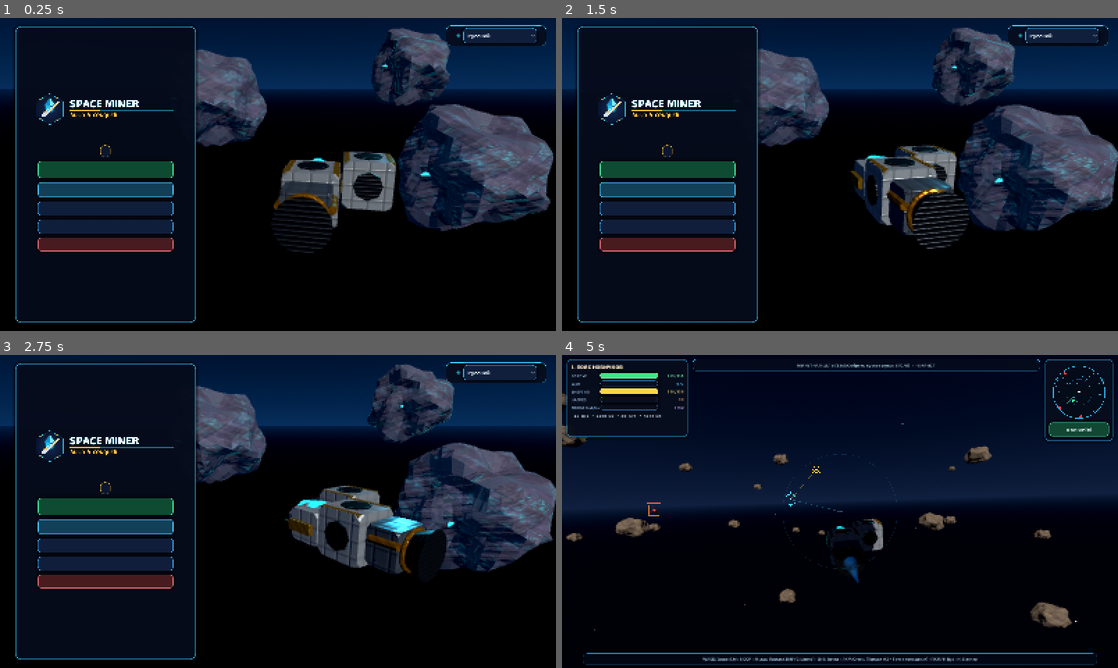
Above: before the commit, frames 1-4 (two rows, left to right).
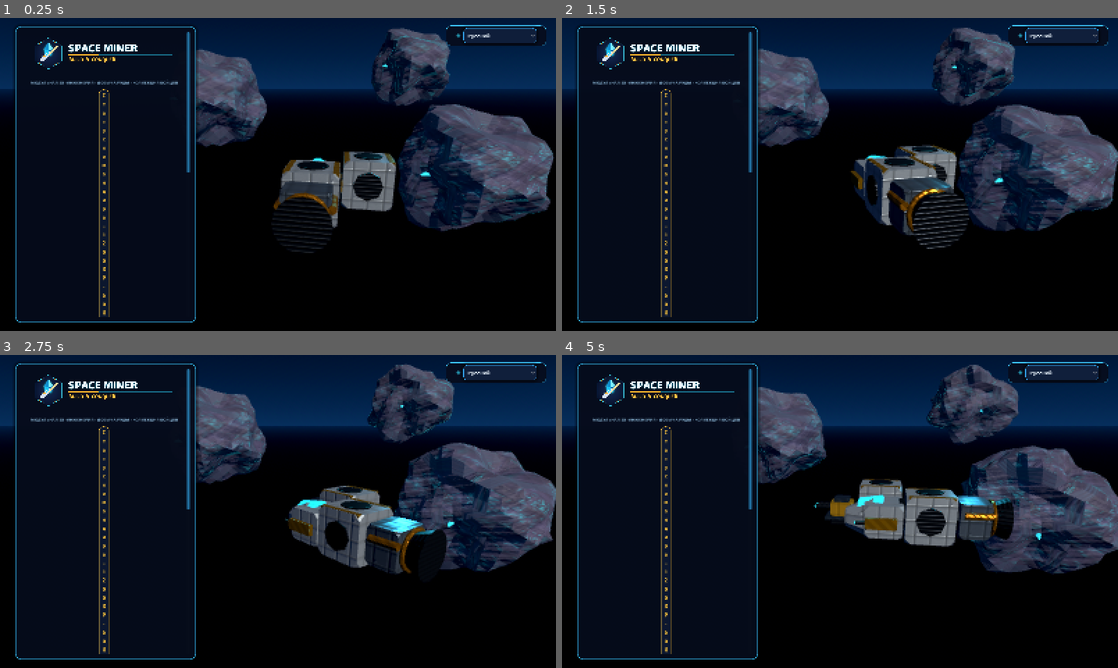
Above: after the commit, the same moments.

Repository: Ritmirchic/Roblox
Game: Godot game, scene res://scenes/main/Main.tscn
Two runs of this game, one before a commit and one after it. Both use one fixed random seed, a clock stepped at 60 frames per second and the inputs below.
Inputs (mouse positions are in pixels of both pictures, inside the frame that each line leads up to):
- Up to frame 1 (0.25 s): no input
- Up to frame 2 (1.5 s): tap Enter at 0.5 s; move the mouse to (962, 158) at 0.52 s; hold D 0.53-1.25 s; hold Q 0.53-1.25 s; click (962, 158) at 0.67 s; tap Space at 0.77 s; drag from (728, 190) to (812, 237) at 1.27 s
- Up to frame 3 (2.75 s): move the mouse to (333, 442) at 2.02 s; hold D from 2.03 s (still down); tap R at 2.1 s
- Up to frame 4 (5 s): release D at 2.75 s; drag from (812, 574) to (673, 464) at 2.77 s; move the mouse to (1006, 558) at 3.52 s; hold A 3.53-4.28 s; hold Ctrl 3.53-4.28 s; tap Space at 3.77, 4.52 s; move the mouse to (795, 508) at 4.27 s; hold W from 4.28 s (still down); tap Shift at 4.35 s

The runs differ from the first frame. In frame 1, 8.0% of the frame differs, in the area x 5-35%, y 4-96%; in frame 2, 8.0%; in frame 3, 8.0%; in frame 4, 45%, in the area x 0-100%, y 0-100%.
Error before the commit: Parse Error: Cannot infer the type of "owned_cnt" variable because the value doesn't have a set type. (res://scripts/ui/HangarStationPanels.gd:332)

Commit message:
v2.0.0: wire autoload helpers & strict zero-script-error CI gate
Co-authored-by: arena-agent <297053741+arena-agent@users.noreply.github.com>

Diff:
--- a/scripts/autoload/AchievementManager.gd
+++ b/scripts/autoload/AchievementManager.gd
@@ -55,6 +55,15 @@
 	var now := get_utc_unix()
 	var interval := _get_interval(category)
 	return maxi(0, interval - (now % interval))
+
+func get_claimable_count() -> int:
+	var n := 0
+	for cat in ["minute", "hourly", "daily", "weekly"]:
+		var arr: Array = active_tasks.get(cat, [])
+		for t in arr:
+			if bool(t.get("completed", false)) and not bool(t.get("claimed", false)):
+				n += 1
+	return n
 
 func _get_interval(category: String) -> int:
 	match category:
--- a/scripts/autoload/AudioManager.gd
+++ b/scripts/autoload/AudioManager.gd
@@ -161,6 +161,9 @@
 	_thruster_player.volume_db = lerpf(-22.0, -5.0, clamped)
 	_thruster_player.pitch_scale = lerpf(0.84, 1.16, clamped)
 
+func set_thruster_active(active: bool, intensity: float = 1.0) -> void:
+	set_thruster_intensity(intensity if active else 0.0)
+
 func set_mining_beam_active(active: bool) -> void:
 	if not active or muted:
 		if _mining_player.playing:
@@ -169,3 +172,12 @@
 	if not _mining_player.playing and _mining_player.stream != null:
 		_mining_player.play()
 	_mining_player.volume_db = -7.0
+
+func set_mining_active(active: bool) -> void:
+	set_mining_beam_active(active)
+
+func stop_loops() -> void:
+	if _thruster_player and _thruster_player.playing:
+		_thruster_player.stop()
+	if _mining_player and _mining_player.playing:
+		_mining_player.stop()
--- a/scripts/autoload/CrewManager.gd
+++ b/scripts/autoload/CrewManager.gd
@@ -27,6 +27,12 @@
 		if int(owned_cards[k]) > 0 and GameData.crew_by_id.has(k):
 			n += 1
 	return n
+
+func is_owned(card_id: String) -> bool:
+	return int(owned_cards.get(card_id, 0)) > 0
+
+func get_copies(card_id: String) -> int:
+	return int(owned_cards.get(card_id, 0))
 
 func enforce_capacity() -> void:
 	var max_slots := ShipGrid.get_unlocked_crew_slots()
--- a/scripts/autoload/PackManager.gd
+++ b/scripts/autoload/PackManager.gd
@@ -64,8 +64,13 @@
 	var probs: Dictionary = {}
 	for k in GameData.RARITY_ORDER:
 		probs[k] = (float(w.get(k, 0.0)) / maxf(0.0001, total)) * 100.0
-	probs["fifth_upgrade_slot_per_roll_pct"] = 0.0 if UpgradeManager.fifth_slot_unlocked else (UpgradeManager.FIFTH_SLOT_DROP_PROBABILITY * 100.0)
+	var p_single := 0.0 if UpgradeManager.fifth_slot_unlocked else UpgradeManager.FIFTH_SLOT_DROP_PROBABILITY
+	probs["fifth_upgrade_slot_per_roll_pct"] = p_single * 100.0
+	probs["fifth_upgrade_slot_any_pct"] = (1.0 - pow(1.0 - p_single, float(CARDS_PER_PACK))) * 100.0
 	return probs
+
+func open_pack(pack_id: String) -> Dictionary:
+	return purchase_and_open_pack(pack_id)
 
 func _roll_rarity(weights: Dictionary) -> String:
 	var total := 0.0
--- a/scripts/autoload/ShipGrid.gd
+++ b/scripts/autoload/ShipGrid.gd
@@ -2,6 +2,7 @@
 
 signal ship_changed
 signal credits_changed(new_credits: int)
+signal crystals_changed(new_crystals: int)
 signal cargo_changed
 
 const CELL_SIZE: float = 2.0
@@ -110,7 +111,14 @@
 
 func add_crystals(amount: int) -> void:
 	crystals = maxi(0, crystals + amount)
+	crystals_changed.emit(crystals)
 	credits_changed.emit(credits)
+
+func get_unplaced_count(mod_id: String) -> int:
+	if mod_id == "hull_cell":
+		return unplaced_expansion_cells + free_unplaced_hull_cells
+	var arr: Array = owned_equipment.get(mod_id, [])
+	return arr.size()
 
 func get_footprint_cells(mod_id: String, anchor: Vector3i, yaw: int) -> Array[Vector3i]:
 	var out: Array[Vector3i] = []
@@ -704,3 +712,54 @@
 		return false
 	saved_layouts[clean] = serialize_ship()
 	return true
+
+func load_named_layout(layout_name: String) -> bool:
+	if not saved_layouts.has(layout_name):
+		return false
+	var target_arr: Array = saved_layouts[layout_name]
+	if not validate_serialized_layout(target_arr):
+		return false
+	# Return all currently installed non-cockpit modules back into Hangar storage first
+	for uid in placed_modules.keys():
+		var e: Dictionary = placed_modules[uid]
+		var mid: String = str(e["mod_id"])
+		if mid == "cockpit_mk1":
+			continue
+		if mid == "hull_cell":
+			if bool(e.get("is_free_starting", false)):
+				free_unplaced_hull_cells += 1
+			else:
+				unplaced_expansion_cells += 1
+		else:
+			var stock: Array = owned_equipment.get(mid, [])
+			stock.append(maxi(1, int(e.get("level", 1))))
+			owned_equipment[mid] = stock
+
+	placed_modules.clear()
+	cell_to_uid.clear()
+	_next_uid = 1
+	_force_place("cockpit_mk1", Vector3i.ZERO, 0, 1, true)
+
+	for item in target_arr:
+		var mid := str(item["mod_id"])
+		if mid == "cockpit_mk1":
+			continue
+		var anc := Vector3i(int(item["ax"]), int(item["ay"]), int(item["az"]))
+		var yaw := int(item["yaw"])
+		if mid == "hull_cell":
+			if free_unplaced_hull_cells > 0:
+				free_unplaced_hull_cells -= 1
+				_force_place(mid, anc, yaw, 1, true)
+			elif unplaced_expansion_cells > 0:
+				unplaced_expansion_cells -= 1
+				_force_place(mid, anc, yaw, 1, false)
+		else:
+			var stock: Array = owned_equipment.get(mid, [])
+			if not stock.is_empty():
+				var lv := int(stock.pop_back())
+				owned_equipment[mid] = stock
+				_force_place(mid, anc, yaw, lv, false)
+
+	repair_all_modules()
+	ship_changed.emit()
+	return true
--- a/scripts/autoload/ThemeHelper.gd
+++ b/scripts/autoload/ThemeHelper.gd
@@ -12,6 +12,7 @@
 const COL_CYAN := Color(0.20, 0.88, 1.00, 1.0)
 const COL_GOLD := Color(1.00, 0.78, 0.24, 1.0)
 const COL_GREEN := Color(0.22, 0.92, 0.58, 1.0)
+const COL_EMERALD := Color(0.22, 0.92, 0.58, 1.0)
 const COL_RED := Color(1.00, 0.32, 0.40, 1.0)
 const COL_TEXT := Color(0.93, 0.97, 1.00, 1.0)
 const COL_MUTED := Color(0.60, 0.74, 0.88, 1.0)
--- a/scripts/autoload/UpgradeManager.gd
+++ b/scripts/autoload/UpgradeManager.gd
@@ -13,6 +13,12 @@
 
 var owned_upgrades: Array[String] = ["upg_01"]
 var active_equipped: Array[String] = ["upg_01"]
+
+func is_owned(upg_id: String) -> bool:
+	return owned_upgrades.has(upg_id)
+
+func is_equipped(upg_id: String) -> bool:
+	return active_equipped.has(upg_id)
 
 func get_unlocked_slots() -> int:
 	var slots := DEFAULT_SLOTS
--- a/scripts/ui/HangarStationPanels.gd
+++ b/scripts/ui/HangarStationPanels.gd
@@ -623,10 +623,11 @@
 	center_wrap.add_theme_constant_override("separation", 36)
 	sc.add_child(center_wrap)
 
-	for pid in ["standard", "elite"]:
+	var pack_ids: Array[String] = ["standard", "elite"]
+	for pid in pack_ids:
 		var pinfo: Dictionary = PackManager.PACK_TYPES[pid]
-		var probs := PackManager.get_probability_table(pid)
-		var is_elite := (pid == "elite")
+		var probs: Dictionary = PackManager.get_probability_table(pid)
+		var is_elite: bool = (pid == "elite")
 		var accent := Color(1.0, 0.76, 0.24) if is_elite else Color(0.22, 0.82, 1.0)
 
 		var box := PanelContainer.new()
@@ -715,14 +716,15 @@
 		buy_btn.text = L.tr_ui("open_pack_btn", [cost])
 		buy_btn.disabled = ShipGrid.crystals < cost
 		ThemeHelper.style_accent_button(buy_btn, accent)
-		var pid_cap := pid
+		var pid_cap: String = pid
 		buy_btn.pressed.connect(func():
-			var res := PackManager.open_pack(pid_cap)
-			if res["ok"]:
+			var res: Dictionary = PackManager.purchase_and_open_pack(pid_cap)
+			if bool(res.get("ok", false)):
+				ShipGrid.crystals_changed.emit(ShipGrid.crystals)
 				var cards_typed: Array[Dictionary] = []
 				for item in res["cards"]:
 					cards_typed.append(item)
-				_pack_modal.play_ceremony(pid_cap, cards_typed, bool(res["unlocked_fifth_slot"]))
+				_pack_modal.play_ceremony(pid_cap, cards_typed, bool(res.get("fifth_slot_unlocked", false)))
 		)
 		vb.add_child(buy_btn)
 
Not shown, changed: .github/workflows/build-release.yml
